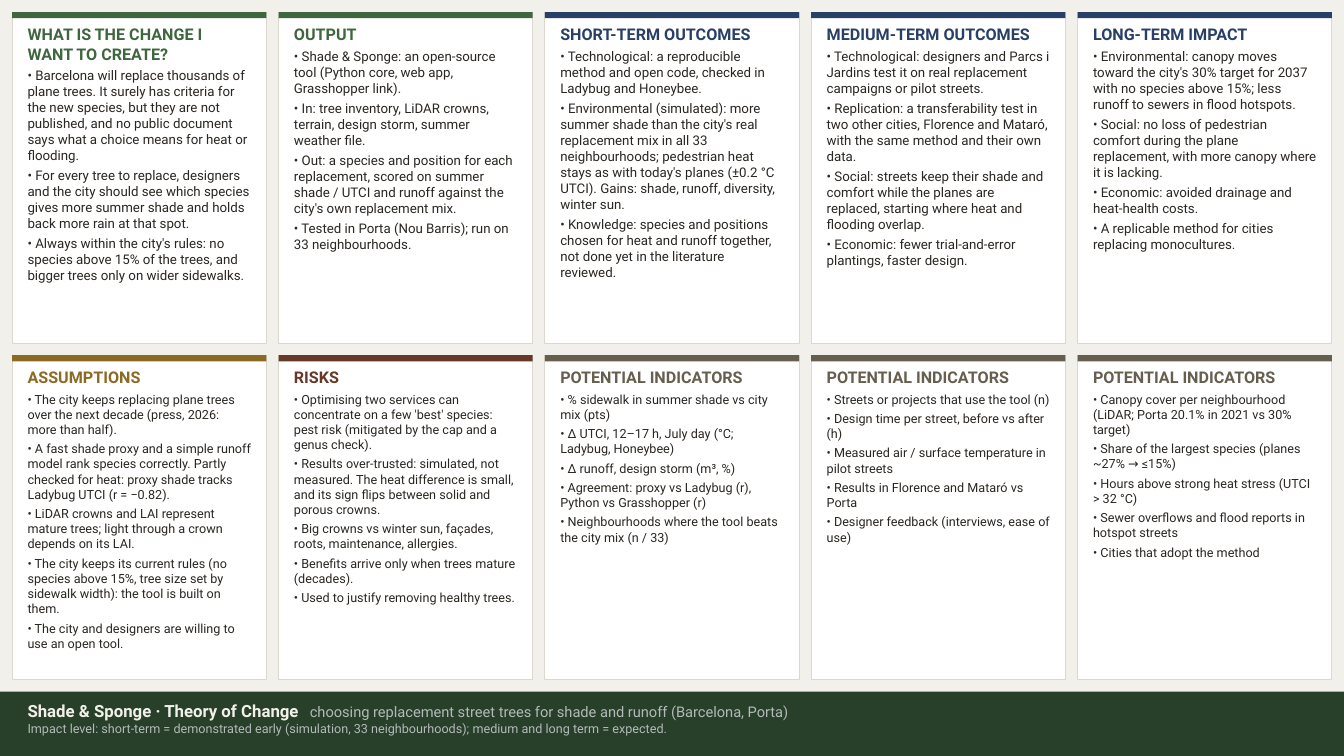
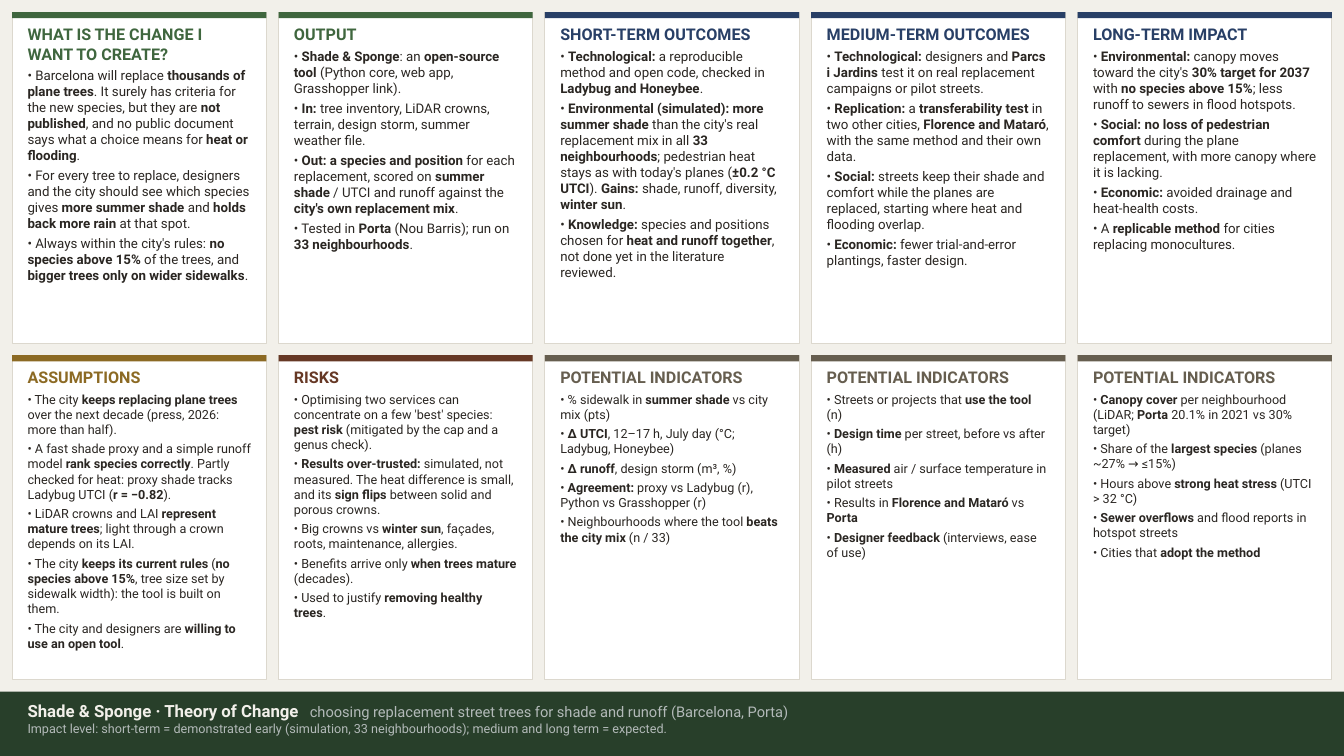
Before and after one commit to giofox96/shade-and-sponge, a slide deck: slide 1 of slides/rt_assignment2/RT_A2_theory_of_change.pptx. Drawn at 1344x756 pixels with LibreOffice and Linux fonts; fonts in the diff are those of the drawing. Boxes give left, top, right and bottom in pixels: in the first picture for what was removed or moved away, otherwise in the second. Text is boxed around its words. In the diff, an @@ line names an element or a change of style, - is before the commit and + after.

```diff
--- a/slides/rt_assignment2/RT_A2_theory_of_change.pptx
+++ b/slides/rt_assignment2/RT_A2_theory_of_change.pptx
@@ text at [294,51,514,252]: bold on in "Shade & Sponge: open-source tool", "In:", "Out: a species and position summer shade ...", "Porta 33 neighbourhoods." @@
@@ text at [560,51,777,277]: bold on in "Technological: Ladybug and Honeybee.", "Environmental (simulated): more summer shade 33 neighbourhoo ...", "Knowledge: heat and runoff together," @@
@@ text at [827,51,1049,268]: bold on in "Technological: Parcs i Jardins", "Replication: transferability test Florence and Mataró,", "Social:", "Economic:" @@
@@ text at [1093,51,1316,252]: bold on in "Environmental: 30% target for 2037 no species ...", "Social: no loss of pedestrian comfort", "Economic:", "replicable method" @@
@@ text at [28,70,249,283]: bold on in "thousands of plane trees. not published, heat ...", "more summer shade holds back more rain", "no species above 15% bigger trees only ..." @@
@@ text at [28,394,251,651]: bold on in "keeps replacing plane trees", "rank species correctly. (r = −0.82).", "represent mature trees;", "keeps its current rules (no species above ..." and 1 more places @@
@@ text at [294,395,516,617]: bold on in "pest risk", "Results over-trusted: sign flips", "winter sun,", "when trees mature" and 1 more places @@
@@ text at [560,394,777,545]: bold on in "summer shade", "Δ UTCI,", "Δ runoff,", "Agreement:" and 1 more places @@
@@ text at [827,394,1046,560]: bold on in "use the tool", "Design time", "Measured", "Florence and Mataró Porta" and 1 more places @@
@@ text at [1093,394,1311,560]: bold on in "Canopy cover Porta", "largest species", "strong heat stress", "Sewer overflows" and 1 more places @@
```
Also in this commit, not shown: 2 other files.
